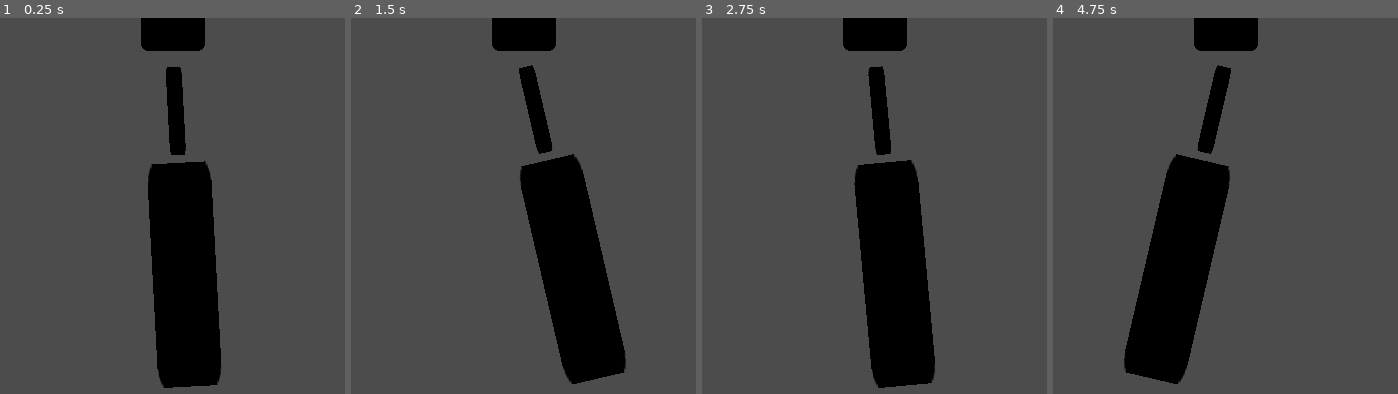
Above: before the commit, frames 1-4 (left to right).
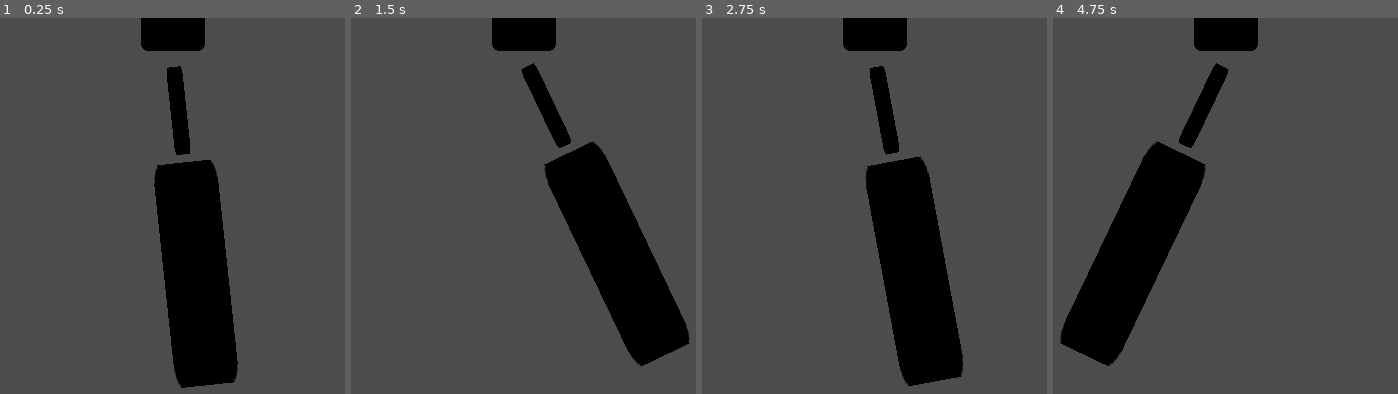
Above: after the commit, the same moments.

Repository: Soleod/GameJam
Game: Godot game, scene res://Scenes/World.tscn
Two runs of this game, one before a commit and one after it. Both use one fixed random seed, a clock stepped at 60 frames per second and the inputs below. The engine's default icon, where the game draws it, is replaced by a stand-in: a white triangle on a blue panel in a dark square.
Inputs:
- Up to frame 1 (0.25 s): no input
- Up to frame 2 (1.5 s): no input
- Up to frame 3 (2.75 s): no input
- Up to frame 4 (4.75 s): no input

The runs differ from the first frame. In frame 1, 4.4% of the frame differs, in the area x 42-69%, y 12-99%; in frame 2, 17%; in frame 3, 7.5%; in frame 4, 17%, in the area x 2-52%, y 11-98%.

Commit message:
Bazowy Player, Updatowanie wartosci co sec

Diff:
--- a/WedzarniaSIM/Scenes/Fisz.gd
+++ b/WedzarniaSIM/Scenes/Fisz.gd
@@ -1,4 +1,6 @@
 extends Node2D
+
+const swing_speed = 100
 
 var movement_counter = 0
 # Called when the node enters the scene tree for the first time.
@@ -10,6 +12,5 @@
 
 
 func fisz_movement(delta):
-	print(cos(movement_counter))
-	$Body.linear_velocity = Vector2.RIGHT * cos(movement_counter) * 50
+	$Body.linear_velocity = Vector2.RIGHT * cos(movement_counter) * swing_speed
 	movement_counter = movement_counter + delta
--- /dev/null
+++ b/WedzarniaSIM/Scenes/Player.gd
@@ -0,0 +1,44 @@
+extends Node
+
+var _timer = null
+
+var smoked_fisz_currency: float = 0.0
+var upgrades_dict: Dictionary = {
+	a = 10,
+	b = 15.3
+}
+
+var current_fish_progress: float = 0.0
+var progress_modifier: float = 10.0
+
+
+# Called when the node enters the scene tree for the first time.
+func _ready():
+	init_timer()
+
+func _on_Timer_timeout():
+	update_progress_modifier()
+	progress_fisz()
+	fish_readiness_check()
+
+func progress_fisz():
+	current_fish_progress += progress_modifier
+
+func update_progress_modifier():
+	var sum_of_modifiers = 0
+	for elem in upgrades_dict.values():
+		sum_of_modifiers += elem
+	progress_modifier = sum_of_modifiers
+
+func fish_readiness_check():
+	if (current_fish_progress >= 100):
+		current_fish_progress -= 100
+		smoked_fisz_currency += 1
+
+func init_timer():
+	_timer = Timer.new()
+	add_child(_timer)
+	_timer.connect("timeout", self, "_on_Timer_timeout")
+	_timer.set_wait_time(1.0)
+	_timer.set_one_shot(false) # Make sure it loops
+	_timer.start()
--- /dev/null
+++ b/WedzarniaSIM/Scenes/Player.tscn
@@ -0,0 +1,6 @@
+[gd_scene load_steps=2 format=2]
+
+[ext_resource path="res://Scenes/Player.gd" type="Script" id=1]
+
+[node name="Player" type="Node"]
+script = ExtResource( 1 )
--- a/WedzarniaSIM/Scenes/World.tscn
+++ b/WedzarniaSIM/Scenes/World.tscn
@@ -1,8 +1,11 @@
-[gd_scene load_steps=2 format=2]
+[gd_scene load_steps=3 format=2]
 
 [ext_resource path="res://Scenes/Fisz.tscn" type="PackedScene" id=1]
+[ext_resource path="res://Scenes/Player.tscn" type="PackedScene" id=2]
 
 [node name="World" type="Node2D"]
 
 [node name="Fisz" parent="." instance=ExtResource( 1 )]
 position = Vector2( 229, 1 )
+
+[node name="Player" parent="." instance=ExtResource( 2 )]
